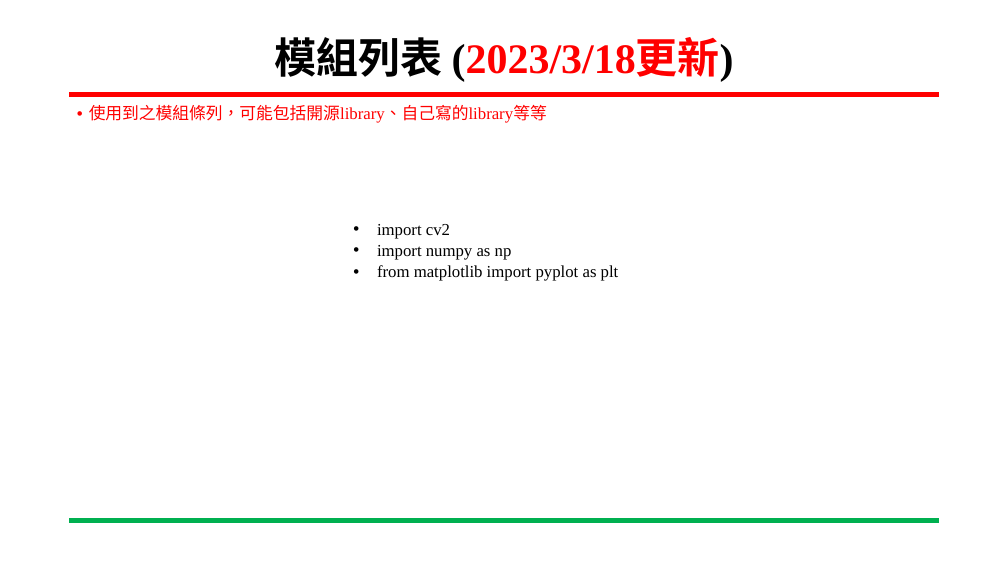
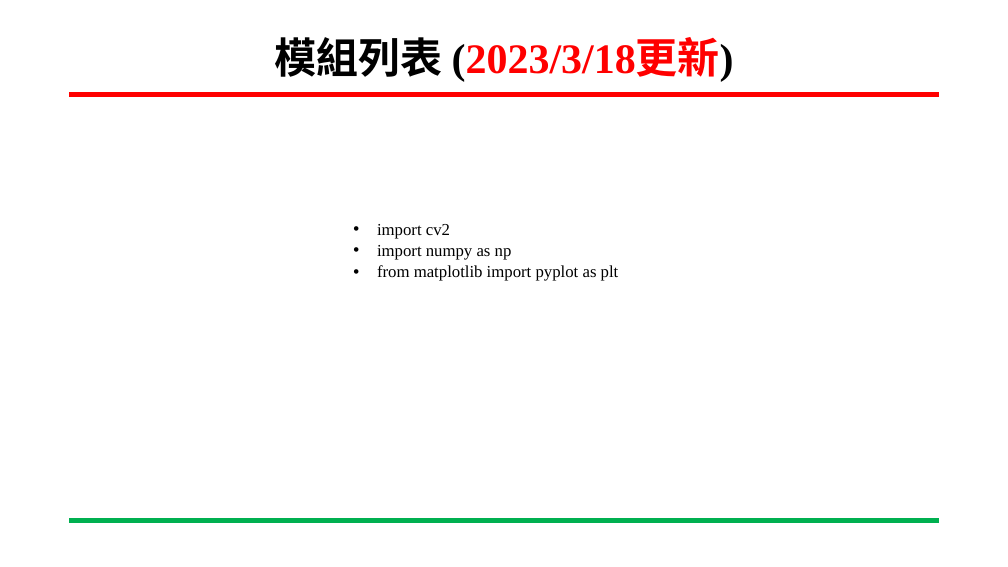
Before and after one commit to ing0331/111-2_Embedded-Image-Processing, a slide deck: slide 6 of HW2/LBP_HW2.pptx. Drawn at 1008x567 pixels with LibreOffice and Linux fonts; fonts in the diff are those of the drawing; background and template pictures are left out. Boxes give left, top, right and bottom in pixels: in the first picture for what was removed or moved away, otherwise in the second. Text is boxed around its words. In the diff, an @@ line names an element or a change of style, - is before the commit and + after.

```diff
--- a/HW2/LBP_HW2.pptx
+++ b/HW2/LBP_HW2.pptx
@@ text removed at box(89, 105, 547, 123) @@
-• 使用到之模組條列，可能包括開源library、自己寫的library等等
```
Also in this commit, not shown: 3 other slides changed, 1 slide added.
